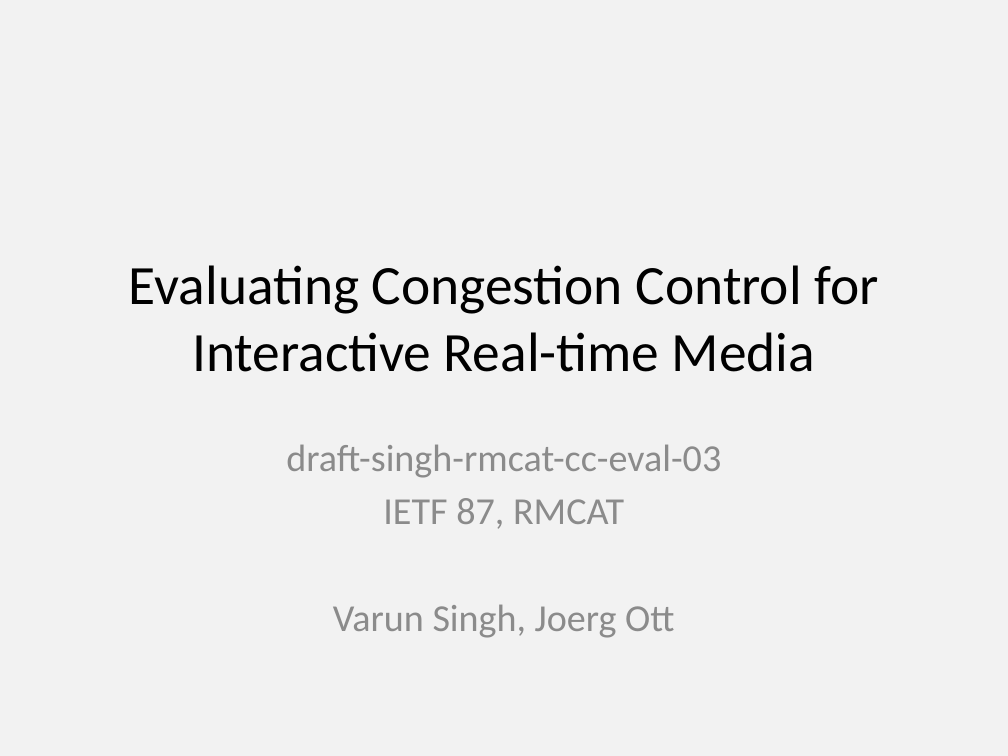
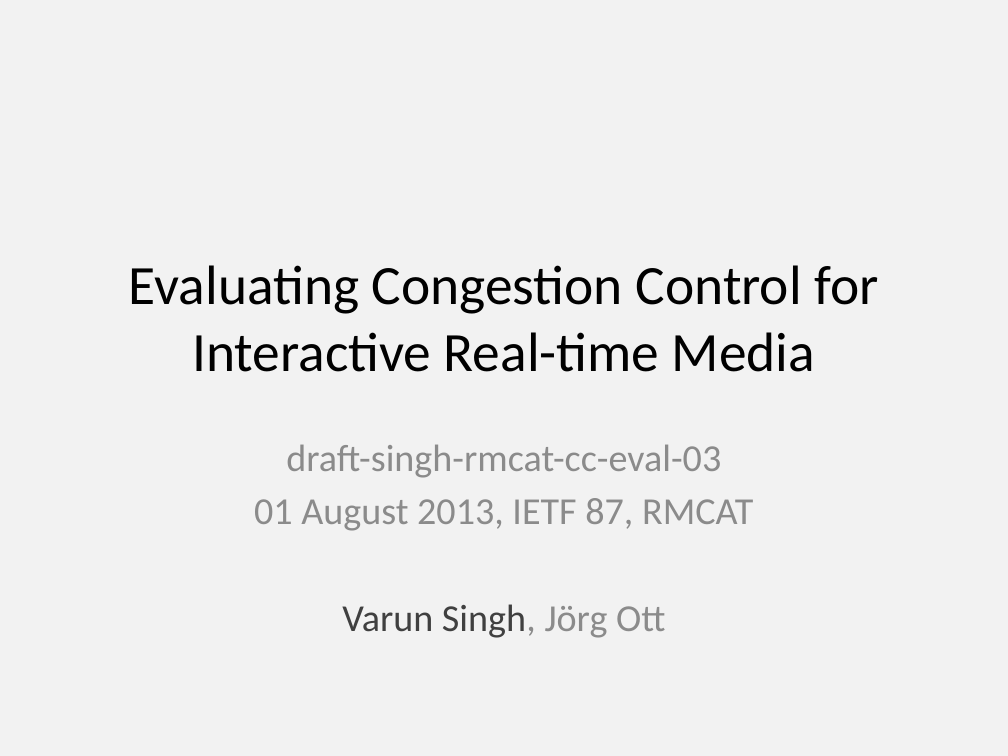
Before and after one commit to protocols-comnet/rmcat-eval-criteria, a slide deck: slide 1 of ppt-ietf87-rmcat-cc-eval-00.pptx. Drawn at 1008x756 pixels with LibreOffice and Linux fonts; fonts in the diff are those of the drawing. Boxes give left, top, right and bottom in pixels: in the first picture for what was removed or moved away, otherwise in the second. Text is boxed around its words. In the diff, an @@ line names an element or a change of style, - is before the commit and + after.

```diff
--- a/ppt-ietf87-rmcat-cc-eval-00.pptx
+++ b/ppt-ietf87-rmcat-cc-eval-00.pptx
@@ subtitle at [254,498,753,638]: text changed @@
-IETF 87, RMCAT
-Varun Singh, Joerg Ott
+01 August 2013, IETF 87, RMCAT
+Varun Singh, Jörg Ott
```
Also in this commit, not shown: 5 other slides changed, 1 slide added, 1 other file.
